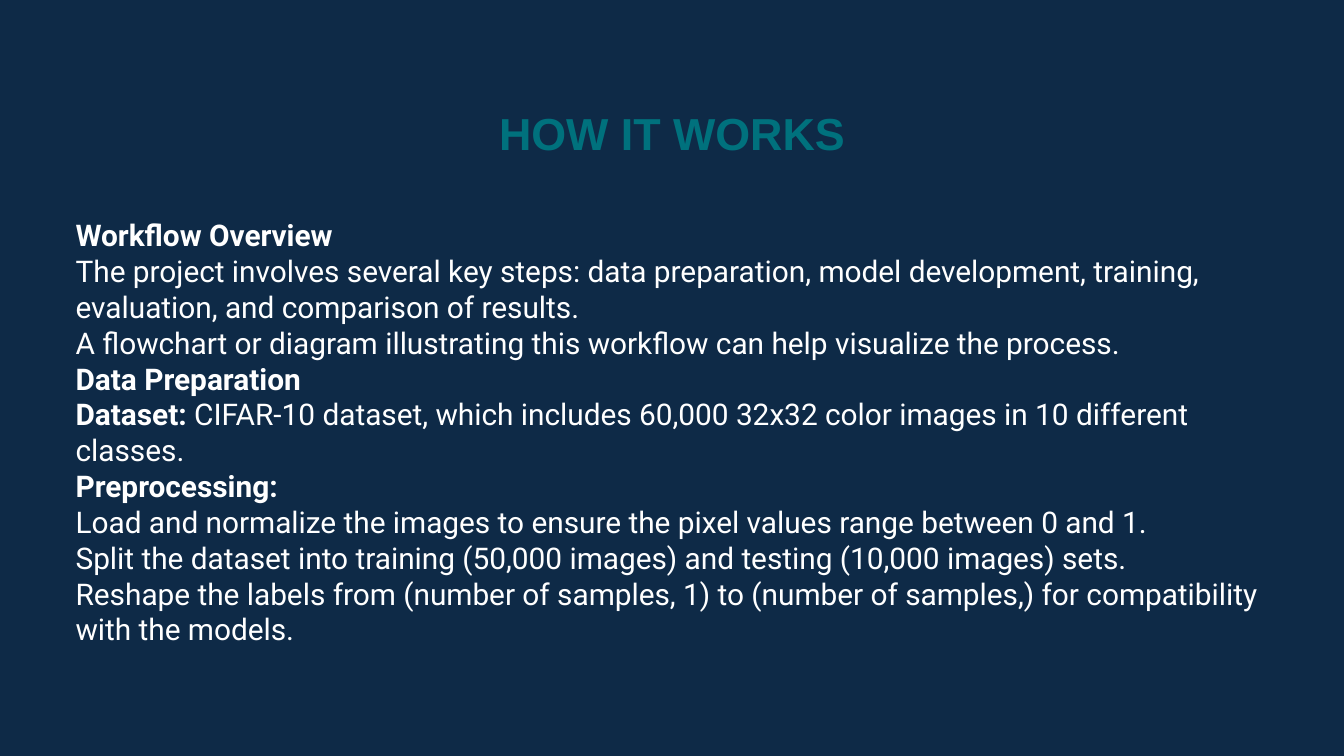
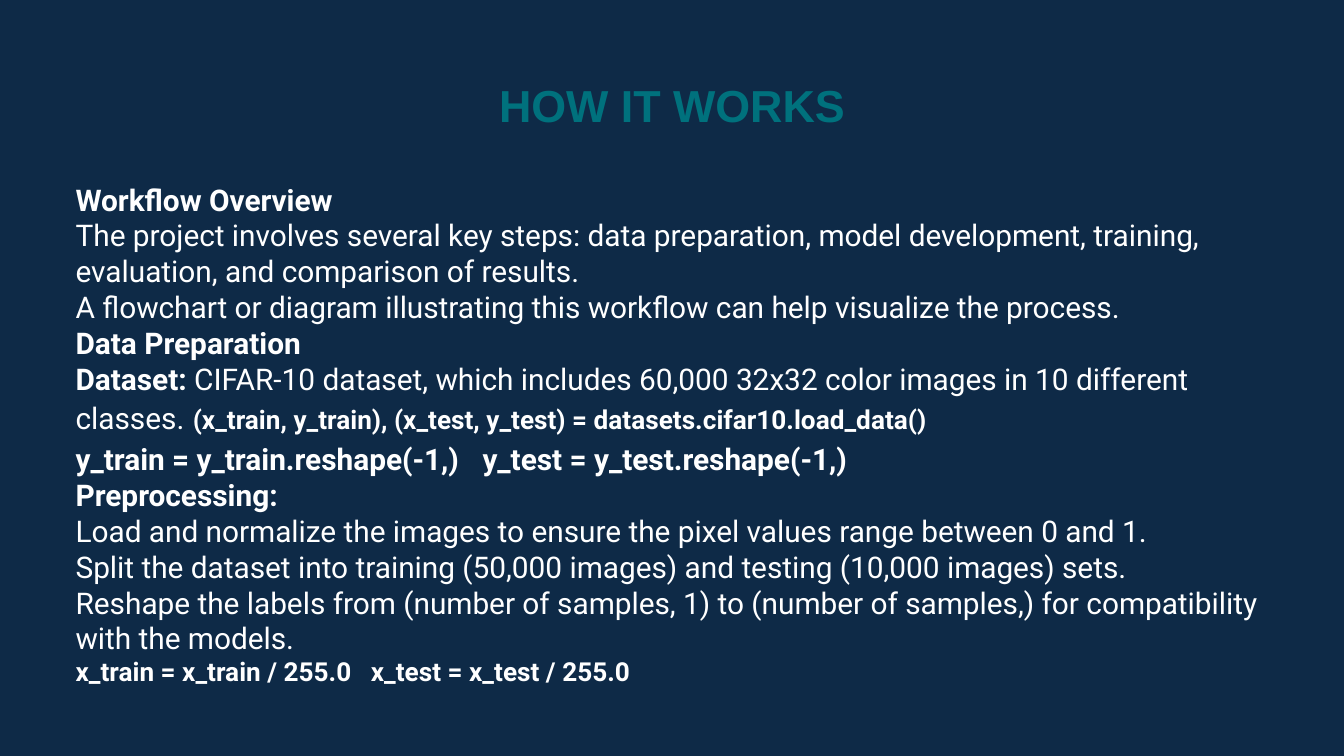
Before and after one commit to UsamaSani/Image_Classification, a slide deck: slide 5 of AI PRESENTATION.pptx. Drawn at 1344x756 pixels with LibreOffice and Linux fonts; fonts in the diff are those of the drawing. Boxes give left, top, right and bottom in pixels: in the first picture for what was removed or moved away, otherwise in the second. Text is boxed around its words. In the diff, an @@ line names an element or a change of style, - is before the commit and + after.

Commit message:
Project Presentation

```diff
--- a/AI PRESENTATION.pptx
+++ b/AI PRESENTATION.pptx
@@ text "HOW IT WORKS": place and size @@
-text "HOW IT WORKS" at box(499, 119, 845, 150)
+text "HOW IT WORKS" at box(499, 91, 845, 122)
@@ text "Workflow Overview": place and size @@
-text "Workflow Overview" at box(76, 223, 1257, 641)
+text "Workflow Overview" at box(76, 188, 1257, 684)
@@ text at box(76, 367, 1188, 477): text changed; bold on @@
-Dataset: CIFAR-10 dataset, which includes 60,000 32x32 color images in 10 different classes.
+Dataset: CIFAR-10 dataset, which includes 60,000 32x32 color images in 10 different classes. (x_train, y_train), (x_test, y_test) = datasets.cifar10.load_data()
+y_train = y_train.reshape(-1,) y_test = y_test.reshape(-1,)
@@ text at box(76, 661, 630, 684): paragraph added @@
+x_train = x_train / 255.0 x_test = x_test / 255.0
```
Also in this commit, not shown: 8 other slides changed, 2 slides added, 1 other file.
